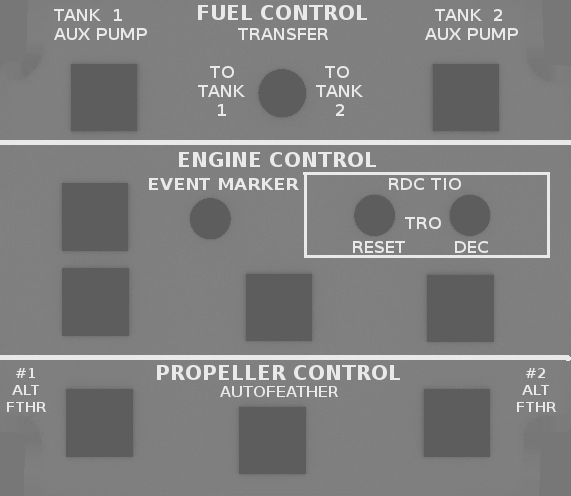
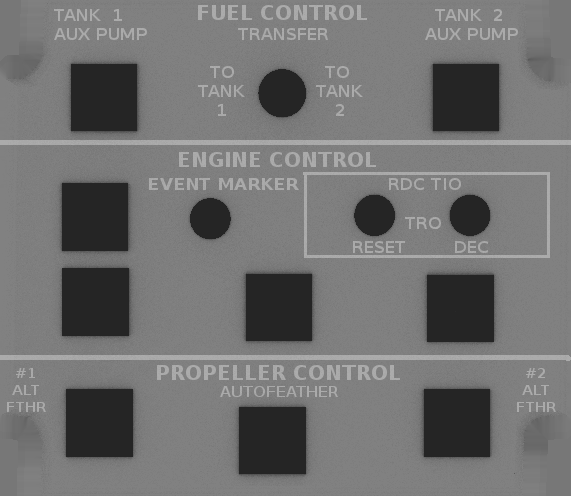
The second 571x496 image is a revision of the first. Changes to its layers:
added layer "enginepanel.png #1" (60%) above "enginepanel.png" over [0, 0, 571, 496]
